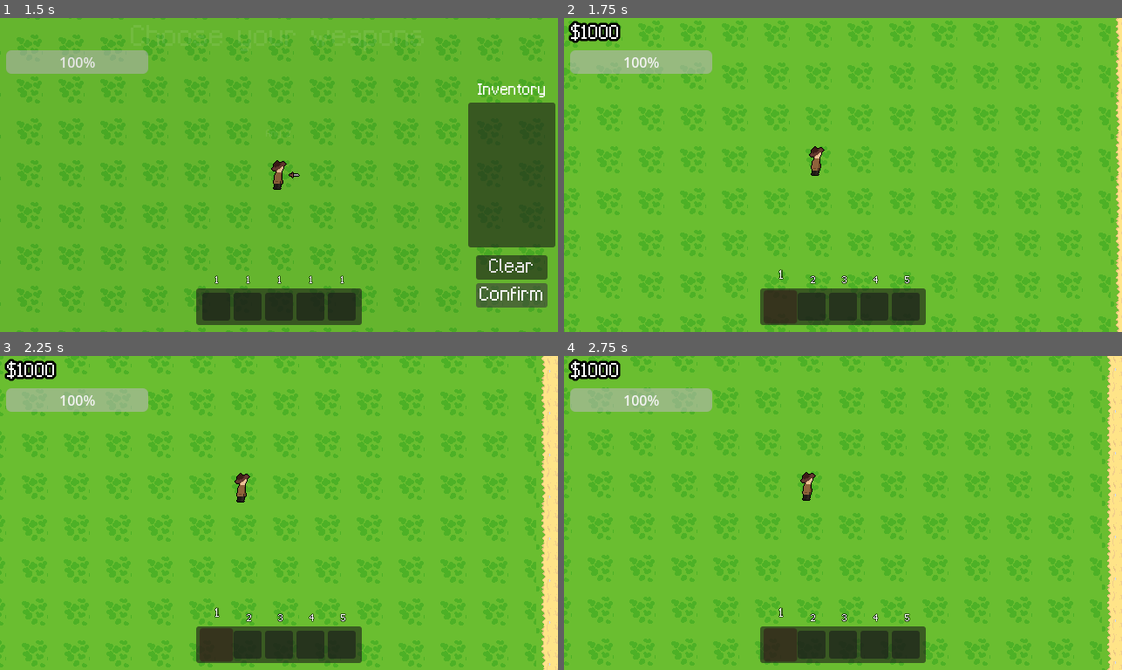
Above: before the commit, frames 1-4 (two rows, left to right).
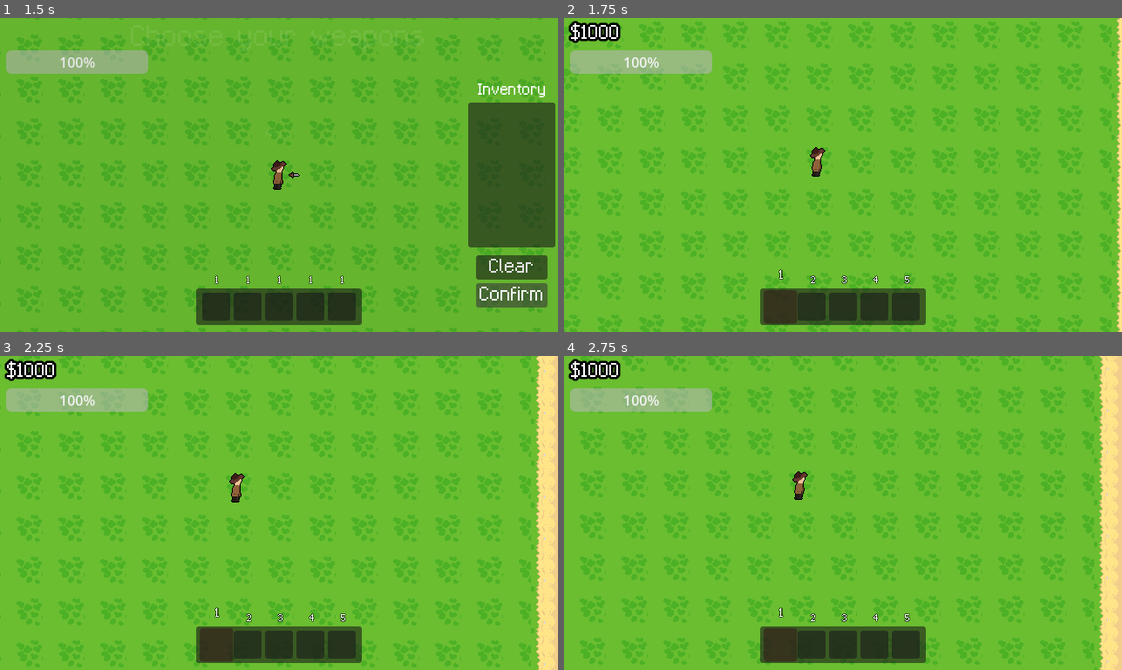
Above: after the commit, the same moments.

Repository: npkup/Wildjam-93
Game: Godot game, scene res://scenes/main.tscn
The game is run twice, just before and just after one commit, with the same random seed, the same clock (stepped at 60 frames per second) and the same inputs.
Inputs:
- Up to frame 1 (1.5 s): click "Confirm" at 0.5 s; click "Confirm" at 1.25 s
- Up to frame 2 (1.75 s): no input
- Up to frame 3 (2.25 s): click "Proceed to next wave" at 2 s
- Up to frame 4 (2.75 s): no input

Frame 1 is identical in both runs. In frame 2, 8.3% of the frame differs, in the area x 0-100%, y 0-100%; in frame 3, 22%; in frame 4, 23%, in the area x 0-99%, y 0-100%.

Commit message:
Added slow enemy and fixed wave system

Diff:
--- a/project.godot
+++ b/project.godot
@@ -96,6 +96,7 @@
 
 [physics]
 
+common/physics_ticks_per_second=240
 3d/physics_engine="Jolt Physics"
 
 [rendering]
--- a/scenes/alertparticles.tscn
+++ b/scenes/alertparticles.tscn
@@ -20,4 +20,5 @@
 amount = 1
 texture = ExtResource("1_70mee")
 one_shot = true
+local_coords = true
 process_material = SubResource("ParticleProcessMaterial_lxgso")
--- a/scenes/basic_charge_enemy.tscn
+++ b/scenes/basic_charge_enemy.tscn
@@ -11,7 +11,7 @@
 [sub_resource type="CircleShape2D" id="CircleShape2D_k4wpx"]
 radius = 166.0
 
-[node name="Enemy" type="CharacterBody2D" unique_id=137243453 node_paths=PackedStringArray("damage_box_area2D", "hitbox_shape", "animated_sprite")]
+[node name="Enemy" type="CharacterBody2D" unique_id=137243453 node_paths=PackedStringArray("damage_box_area2D", "hitbox_shape", "animated_sprite", "other_visuals")]
 collision_layer = 4
 collision_mask = 4
 motion_mode = 1
@@ -21,6 +21,7 @@
 damage_box_area2D = NodePath("Area2D")
 hitbox_shape = NodePath("CollisionShape2D")
 animated_sprite = NodePath("AnimatedSprite2D")
+other_visuals = [NodePath("Polygon2D")]
 metadata/_custom_type_script = "uid://cmx0f13pd6gf8"
 
 [node name="CollisionShape2D" type="CollisionShape2D" parent="." unique_id=381275468]
--- /dev/null
+++ b/scenes/enemy_dead_particles.tscn
@@ -0,0 +1,42 @@
+[gd_scene format=3 uid="uid://drok8xgun2j4v"]
+
+[ext_resource type="Texture2D" uid="uid://yffjqrt6mqbl" path="res://assets/sprites/particles/impactcloud.png" id="1_6mvkl"]
+
+[sub_resource type="Gradient" id="Gradient_bp0w6"]
+offsets = PackedFloat32Array(0.36616927, 1)
+colors = PackedColorArray(1, 1, 1, 1, 1, 1, 1, 0)
+
+[sub_resource type="GradientTexture1D" id="GradientTexture1D_fxgge"]
+gradient = SubResource("Gradient_bp0w6")
+
+[sub_resource type="Curve" id="Curve_30mi1"]
+_data = [Vector2(0, 0), 0.0, 0.0, 0, 0, Vector2(0.16669962, 1), 0.0, 0.0, 0, 0, Vector2(0.6315434, 1), 0.0, 0.0, 0, 0, Vector2(1, 0), 0.0, 0.0, 0, 0]
+point_count = 4
+
+[sub_resource type="CurveTexture" id="CurveTexture_566yg"]
+curve = SubResource("Curve_30mi1")
+
+[sub_resource type="ParticleProcessMaterial" id="ParticleProcessMaterial_gxxsg"]
+particle_flag_disable_z = true
+spread = 180.0
+initial_velocity_min = 50.0
+initial_velocity_max = 100.0
+gravity = Vector3(0, 0, 0)
+damping_min = 120.00001
+damping_max = 120.00001
+scale_min = 0.5
+scale_curve = SubResource("CurveTexture_566yg")
+color = Color(1, 0, 0, 1)
+color_ramp = SubResource("GradientTexture1D_fxgge")
+hue_variation_min = -0.050000023
+hue_variation_max = 0.09999997
+
+[node name="dead" type="GPUParticles2D" unique_id=1077662347]
+emitting = false
+amount = 24
+texture = ExtResource("1_6mvkl")
+lifetime = 2.0
+one_shot = true
+explosiveness = 1.0
+local_coords = true
+process_material = SubResource("ParticleProcessMaterial_gxxsg")
--- a/scenes/enemy_dmg_particles.tscn
+++ b/scenes/enemy_dmg_particles.tscn
@@ -47,5 +47,6 @@
 one_shot = true
 speed_scale = 1.91
 explosiveness = 1.0
+local_coords = true
 process_material = SubResource("ParticleProcessMaterial_tfgyx")
 script = SubResource("GDScript_xa4fn")
--- a/scenes/ship.tscn
+++ b/scenes/ship.tscn
@@ -6,6 +6,7 @@
 [ext_resource type="Script" uid="uid://d16nr5pkevxbd" path="res://scripts/wave_individual.gd" id="4_8qiel"]
 [ext_resource type="Script" uid="uid://k8dkjhmllfr3" path="res://scripts/wave_item.gd" id="5_itrim"]
 [ext_resource type="Script" uid="uid://boey8mu0r4f6h" path="res://scripts/enemy_cluster_details.gd" id="6_bseor"]
+[ext_resource type="PackedScene" uid="uid://cvo044l0k6hhh" path="res://scenes/slow_enemy.tscn" id="7_8qiel"]
 [ext_resource type="PackedScene" uid="uid://cby80ld3kt4qv" path="res://scenes/basic_charge_enemy.tscn" id="7_tlr80"]
 
 [sub_resource type="RectangleShape2D" id="RectangleShape2D_03b2l"]
@@ -16,38 +17,38 @@
 
 [sub_resource type="Resource" id="Resource_03y04"]
 script = ExtResource("6_bseor")
-count = 1
+count = 2
 duration = 4.0
 metadata/_custom_type_script = "uid://boey8mu0r4f6h"
 
 [sub_resource type="Resource" id="Resource_48mkp"]
 script = ExtResource("5_itrim")
-enemy_scene = ExtResource("7_tlr80")
+enemy_scene = ExtResource("7_8qiel")
 cluster_details = SubResource("Resource_03y04")
 metadata/_custom_type_script = "uid://k8dkjhmllfr3"
 
 [sub_resource type="Resource" id="Resource_tbq4g"]
 script = ExtResource("6_bseor")
-count = 2
+count = 1
 position = Vector2(0, 130)
 duration = 7.0
 metadata/_custom_type_script = "uid://boey8mu0r4f6h"
 
 [sub_resource type="Resource" id="Resource_mx31c"]
 script = ExtResource("5_itrim")
-enemy_scene = ExtResource("7_tlr80")
+enemy_scene = ExtResource("7_8qiel")
 cluster_details = SubResource("Resource_tbq4g")
 metadata/_custom_type_script = "uid://k8dkjhmllfr3"
 
 [sub_resource type="Resource" id="Resource_3m36u"]
 script = ExtResource("6_bseor")
-count = 1
+count = 3
 position = Vector2(-250, 0)
 metadata/_custom_type_script = "uid://boey8mu0r4f6h"
 
 [sub_resource type="Resource" id="Resource_8qiel"]
 script = ExtResource("5_itrim")
-enemy_scene = ExtResource("7_tlr80")
+enemy_scene = ExtResource("7_8qiel")
 cluster_details = SubResource("Resource_3m36u")
 metadata/_custom_type_script = "uid://k8dkjhmllfr3"
 
@@ -60,14 +61,14 @@
 
 [sub_resource type="Resource" id="Resource_bseor"]
 script = ExtResource("5_itrim")
-enemy_scene = ExtResource("7_tlr80")
+enemy_scene = ExtResource("7_8qiel")
 cluster_details = SubResource("Resource_itrim")
 metadata/_custom_type_script = "uid://k8dkjhmllfr3"
 
 [sub_resource type="Resource" id="Resource_tlr80"]
 script = ExtResource("6_bseor")
 count = 2
-position = Vector2(300, 300)
+position = Vector2(300, 0)
 duration = 5.0
 metadata/_custom_type_script = "uid://boey8mu0r4f6h"
 
@@ -93,23 +94,27 @@
 position = Vector2(-13.5, 2)
 shape = SubResource("RectangleShape2D_03b2l")
 
-[node name="AnimatableBody2D" type="StaticBody2D" parent="." unique_id=1277925928]
+[node name="StaticBody2D" type="StaticBody2D" parent="." unique_id=1277925928]
 collision_layer = 7
 collision_mask = 7
 
-[node name="Polygon2D" type="Polygon2D" parent="AnimatableBody2D" unique_id=497554065]
+[node name="Polygon2D" type="Polygon2D" parent="StaticBody2D" unique_id=497554065]
 color = Color(0, 0, 0, 1)
 polygon = PackedVector2Array(360, 168, 358, 193, -355, 192, -356, -189, 362, -188, 360, -163, -325, -158, -323, 165)
 
-[node name="CollisionPolygon2D" type="CollisionPolygon2D" parent="AnimatableBody2D" unique_id=1538908326]
-polygon = PackedVector2Array(-321, -159, 361, -164, 362, -188, -355, -189, -352, 189, 357, 193, 360, 171, -323, 165)
+[node name="CollisionPolygon2D" type="CollisionPolygon2D" parent="StaticBody2D" unique_id=1538908326]
+polygon = PackedVector2Array(-157, -160, 361, -164, 362, -188, -355, -189, -352, 189, 357, 193, 360, 171, -323, 165, -321.48172, -80.95569, -156, -81)
 
-[node name="AnimationPlayer" type="AnimationPlayer" parent="AnimatableBody2D" unique_id=1606433063]
+[node name="AnimationPlayer" type="AnimationPlayer" parent="StaticBody2D" unique_id=1606433063]
 
-[node name="CollisionShape2D" type="CollisionShape2D" parent="AnimatableBody2D" unique_id=305641181]
+[node name="CollisionShape2D" type="CollisionShape2D" parent="StaticBody2D" unique_id=305641181]
 position = Vector2(376.5, 2.5)
 shape = SubResource("RectangleShape2D_2gnfn")
 disabled = true
+
+[node name="Polygon2D2" type="Polygon2D" parent="StaticBody2D" unique_id=1774205306]
+color = Color(0, 0, 0, 1)
+polygon = PackedVector2Array(-326, -158, -155, -160, -155, -81, -325, -82)
 
 [node name="AudioStreamPlayer2D" type="AudioStreamPlayer2D" parent="." unique_id=229359432]
 position = Vector2(-349, 1)
--- /dev/null
+++ b/scenes/slow_enemy.tscn
@@ -0,0 +1,53 @@
+[gd_scene format=3 uid="uid://cvo044l0k6hhh"]
+
+[ext_resource type="Script" uid="uid://bfbttkvsv5sxt" path="res://scripts/slow_enemy.gd" id="1_ukqrj"]
+[ext_resource type="PackedScene" uid="uid://bbcetvuwcwhr" path="res://scenes/alertparticles.tscn" id="2_ru6l0"]
+
+[sub_resource type="RectangleShape2D" id="RectangleShape2D_ru6l0"]
+size = Vector2(16, 30)
+
+[sub_resource type="RectangleShape2D" id="RectangleShape2D_k8mbi"]
+size = Vector2(16, 30)
+
+[sub_resource type="CircleShape2D" id="CircleShape2D_ru6l0"]
+radius = 128.76335
+
+[node name="Enemy" type="CharacterBody2D" unique_id=2043674558 node_paths=PackedStringArray("damage_box_area2D", "hitbox_shape", "animated_sprite", "other_visuals")]
+collision_layer = 4
+collision_mask = 4
+script = ExtResource("1_ukqrj")
+health = 80
+max_health = 80
+damage_box_area2D = NodePath("DamageBox")
+hitbox_shape = NodePath("CollisionShape2D")
+animated_sprite = NodePath("AnimatedSprite2D")
+other_visuals = [NodePath("Polygon2D")]
+metadata/_custom_type_script = "uid://cmx0f13pd6gf8"
+
+[node name="CollisionShape2D" type="CollisionShape2D" parent="." unique_id=1320350060]
+shape = SubResource("RectangleShape2D_ru6l0")
+
+[node name="DamageBox" type="Area2D" parent="." unique_id=1544239736]
+collision_layer = 3
+collision_mask = 3
+
+[node name="CollisionShape2D" type="CollisionShape2D" parent="DamageBox" unique_id=674322161]
+shape = SubResource("RectangleShape2D_k8mbi")
+
+[node name="Polygon2D" type="Polygon2D" parent="." unique_id=1443397198]
+color = Color(0.04000002, 0.7760002, 1, 1)
+polygon = PackedVector2Array(-8, 15, 8, 15, 8, -15, -8, -15)
+
+[node name="alertparticle" parent="." unique_id=830079781 instance=ExtResource("2_ru6l0")]
+position = Vector2(0, -25)
+
+[node name="detection_range" type="Area2D" parent="." unique_id=1825362504]
+collision_layer = 3
+collision_mask = 3
+
+[node name="CollisionShape2D" type="CollisionShape2D" parent="detection_range" unique_id=1529781724]
+shape = SubResource("CircleShape2D_ru6l0")
+
+[node name="AnimatedSprite2D" type="AnimatedSprite2D" parent="." unique_id=1510978795]
+
+[connection signal="body_entered" from="detection_range" to="." method="_on_detection_range_body_entered"]
--- a/scenes/wave_sequence.tscn
+++ b/scenes/wave_sequence.tscn
@@ -60,8 +60,8 @@
 anchor_top = 1.0
 anchor_right = 1.0
 anchor_bottom = 1.0
-offset_left = -251.0
-offset_top = -50.0
+offset_left = -158.0
+offset_top = -37.0
 offset_right = -8.0
 offset_bottom = -8.0
 grow_horizontal = 0
@@ -69,7 +69,7 @@
 scale = Vector2(1e-05, 1e-05)
 pivot_offset_ratio = Vector2(0.5, 0.5)
 theme_override_fonts/font = ExtResource("2_bo5j5")
-theme_override_font_sizes/font_size = 20
+theme_override_font_sizes/font_size = 10
 text = "Proceed to next wave"
 
 [node name="AnimationPlayer" type="AnimationPlayer" parent="CanvasLayer/Control" unique_id=609710929]
--- a/scripts/basic_move_enemy.gd
+++ b/scripts/basic_move_enemy.gd
@@ -2,21 +2,25 @@
 
 @export var move_accel : int = 300
 @export var idle_move_accel : int = 150
+@export var max_speed : int = 200
 var idle_move_direction : float = deg_to_rad(randf_range(-360, 360))
 
 @onready var idle_direction_changing_timer: Timer = $idle_direction_changing_timer
 
 func _physics_process(delta: float) -> void:
-	if player:
-		var direction : Vector2 = global_position.direction_to(player.global_position)
-		velocity += direction * Vector2(delta * move_accel, delta * move_accel)
-	else:
-		velocity += Vector2(idle_move_accel * cos(idle_move_direction) * delta, idle_move_accel * sin(idle_move_direction) * delta)
-	velocity = Vector2(move_toward(velocity.x, 0, delta * 100), move_toward(velocity.y, 0, delta * 100))
-	move_and_slide()
+	if enemy_movement_enabled:
+		if player:
+			var direction : Vector2 = global_position.direction_to(player.global_position)
+			velocity.x = move_toward(velocity.x, max_speed * direction.x, move_accel * delta)
+			velocity.y = move_toward(velocity.y, max_speed * direction.y, move_accel * delta)
+			#velocity += direction * Vector2(delta * move_accel, delta * move_accel)
+		else:
+			velocity += Vector2(idle_move_accel * cos(idle_move_direction) * delta, idle_move_accel * sin(idle_move_direction) * delta)
+		velocity = Vector2(move_toward(velocity.x, 0, delta * 100), move_toward(velocity.y, 0, delta * 100))
+		move_and_slide()
 
 func _on_detection_range_body_entered(body: Node2D) -> void:
-	if body is Player:
+	if body is Player and enemy_movement_enabled:
 		player = body
 		if idle_direction_changing_timer:
 			$alertparticle.emitting = true
--- a/scripts/enemy.gd
+++ b/scripts/enemy.gd
@@ -8,12 +8,15 @@
 @export var damage_box_area2D : Area2D
 @export var hitbox_shape : CollisionShape2D
 @export var animated_sprite : AnimatedSprite2D
+@export var other_visuals : Array[Node2D]
 
 var player : Player
 var alive : bool = true
 var frictioning : bool = false
+var enemy_movement_enabled : bool = false
 
 var dmg_particle : PackedScene = preload("res://scenes/enemy_dmg_particles.tscn")
+var dead_particle : PackedScene = preload("res://scenes/enemy_dead_particles.tscn")
 
 func _ready() -> void:
 	damage_box_area2D.body_entered.connect(_on_body_entered)
@@ -21,6 +24,22 @@
 	animated_sprite.reparent(self, true)
 	motion_mode = CharacterBody2D.MOTION_MODE_FLOATING
 	alive = health > 0
+	for visual in other_visuals:
+		visual.hide()
+	var spawn_alert : Sprite2D = Sprite2D.new()
+	damage_box_area2D.set_deferred("disabled", true)
+	spawn_alert.texture = preload("res://assets/sprites/particles/enemy_spawn_alert.png")
+	add_child(spawn_alert)
+	for i in 5:
+		await get_tree().create_timer(0.1).timeout
+		spawn_alert.hide()
+		await get_tree().create_timer(0.1).timeout
+		spawn_alert.show()
+	spawn_alert.queue_free()
+	enemy_movement_enabled = true
+	for visual in other_visuals:
+		visual.show()
+	damage_box_area2D.set_deferred("disabled", false)
 
 func take_damage(damage_taken : int, impact_direction_degrees : float = 0.0) -> void:
 	health -= damage_taken
@@ -42,10 +61,15 @@
 		unflash_tween.tween_property(self, "modulate", Color(1, 1, 1, 1), 0.2)
 	elif alive:
 		alive = false
+		enemy_movement_enabled = false
 		var scale_tween : Tween = create_tween()
 		scale_tween.set_ease(Tween.EASE_IN_OUT)
 		scale_tween.tween_property(self, "scale", Vector2(0, 0), 0.3)
-		await get_tree().create_timer(0.3).timeout
+		var dead : GPUParticles2D = dead_particle.instantiate()
+		add_sibling(dead)
+		dead.global_position = global_position
+		dead.emitting = true
+		await get_tree().create_timer(dead.lifetime / dead.speed_scale).timeout
 		queue_free()
 
 func _physics_process(_delta: float) -> void:
@@ -53,9 +77,9 @@
 
 func _on_body_entered(body : Node2D) -> void:
 
-	if body is Player:
+	if body is Player and enemy_movement_enabled:
 		body.health -= damage
 		player = body
-	if body is Enemy:
+	if body is Enemy and enemy_movement_enabled:
 		var push_dir : Vector2 = global_position.direction_to(body.global_position)
 		velocity = push_dir * -30
--- a/scripts/pistolbullet.gd
+++ b/scripts/pistolbullet.gd
@@ -1,17 +1,21 @@
 class_name Bullet extends Area2D
 
-const SPEED : int = 1000
+const SPEED : int = 700
 
+var lifetime : float = 5
+var player : Player
 
 func _physics_process(delta: float) -> void:
 	global_position.x += cos(rotation) * delta * SPEED
 	global_position.y += sin(rotation) * delta * SPEED
 
 func _ready() -> void:
-	await  get_tree().create_timer(5).timeout
+	await  get_tree().create_timer(lifetime).timeout
 	queue_free()
 
 
 func _on_body_entered(body: Node2D) -> void:
 	if body is Enemy:
 		body.take_damage(10, global_rotation_degrees)
+		body.player = player
+		queue_free()
--- a/scripts/player.gd
+++ b/scripts/player.gd
@@ -66,6 +66,7 @@
 					var bullet : Bullet = pistol_bullet.instantiate()
 					bullet.global_rotation = $Marker2D.global_rotation
 					bullet.global_position = weapon_sprite.global_position
+					bullet.player = self
 					add_sibling(bullet)
 					gunshot_pistol.play()
 					gunshot_pistol.pitch_scale = randf_range(0.96, 1.04)
@@ -85,6 +86,9 @@
 					bullet1.global_position = weapon_sprite.global_position
 					bullet2.global_position = weapon_sprite.global_position
 					bullet3.global_position = weapon_sprite.global_position
+					bullet1.player = self
+					bullet2.player = self
+					bullet3.player = self
 					bullet1.rotation_degrees = $Marker2D.rotation_degrees - 15
 					add_sibling(bullet1)
 					bullet2.rotation_degrees = $Marker2D.rotation_degrees
--- a/scripts/ship.gd
+++ b/scripts/ship.gd
@@ -13,7 +13,7 @@
 		body.set_collision_mask_value(1, false)
 		body.set_collision_mask_value(2, true)
 		$AudioStreamPlayer2D.play()
-		$AnimatableBody2D/CollisionShape2D.set_deferred("disabled",false)
+		$StaticBody2D/CollisionShape2D.set_deferred("disabled",false)
 		$CollisionShape2D.set_deferred("disabled", true)
 		await get_tree().create_timer(1).timeout
 		player = body
--- /dev/null
+++ b/scripts/slow_enemy.gd
@@ -0,0 +1,18 @@
+extends Enemy
+
+@export var move_speed : int = 80
+@export var acceleration : int = 130
+
+func _physics_process(delta: float) -> void:
+	if enemy_movement_enabled:
+		if player and alive:
+			var direction : Vector2 = global_position.direction_to(player.global_position)
+			velocity.x = move_toward(velocity.x, move_speed * direction.x, delta * acceleration)
+			velocity.y = move_toward(velocity.y, move_speed * direction.y, delta * acceleration)
+			frictioning = false
+		move_and_slide()
+
+func _on_detection_range_body_entered(body: Node2D) -> void:
+	if body is Player and enemy_movement_enabled:
+		player = body
+		$alertparticle.emitting = true
--- a/scripts/wave_individual.gd
+++ b/scripts/wave_individual.gd
@@ -2,6 +2,8 @@
 
 @export var enemy_clusters : Array[WaveItem]
 @export var max_wave_duration : float
+
+var wave_started : bool = false
 
 var wave_timer_function : Callable = func():
 	await get_tree().create_timer(max_wave_duration).timeout
@@ -12,9 +14,13 @@
 func _ready() -> void:
 	wave_ended.connect(queue_free)
 
+func _process(_delta: float) -> void:
+	if wave_started and get_child_count() <= 0:
+		wave_ended.emit()
 
 func start_wave() -> void:
 	wave_timer_function.call()
+	wave_started = true
 	for cluster in enemy_clusters:
 		var cluster_origin : Vector2 = cluster.cluster_details.position
 		for enemy in cluster.cluster_details.count:
Binary file added: assets/sprites/particles/enemy_spawn_alert.png
Not shown, added: assets/sprites/particles/enemy_spawn_alert.png.import
Not shown, added: scripts/slow_enemy.gd.uid
